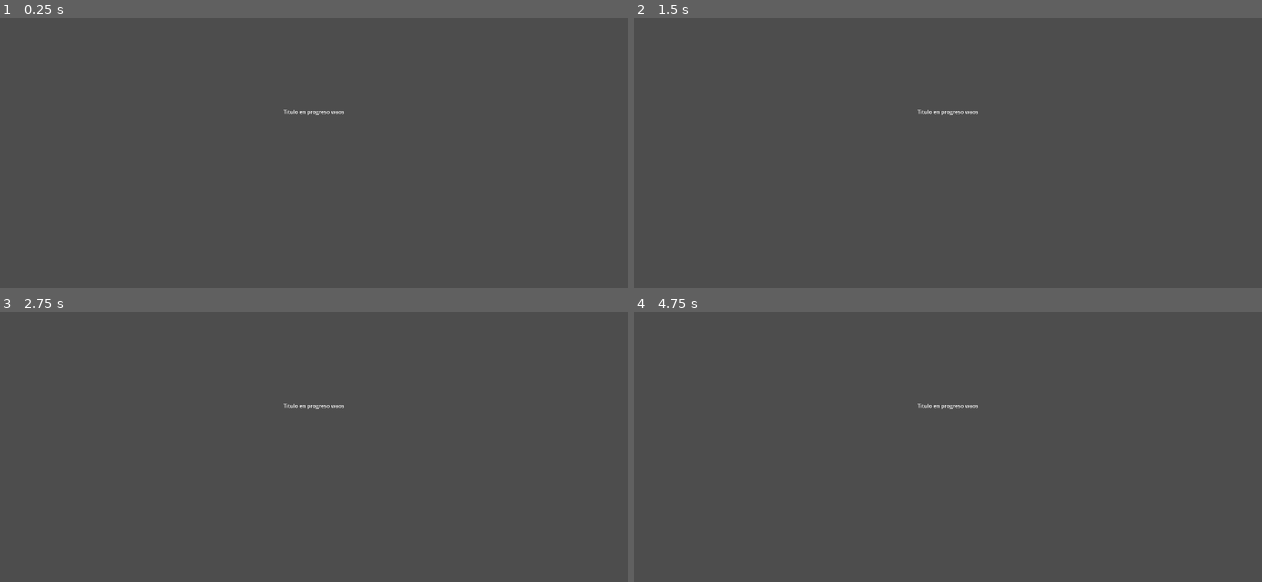
Above: before the commit, frames 1-4 (two rows, left to right).
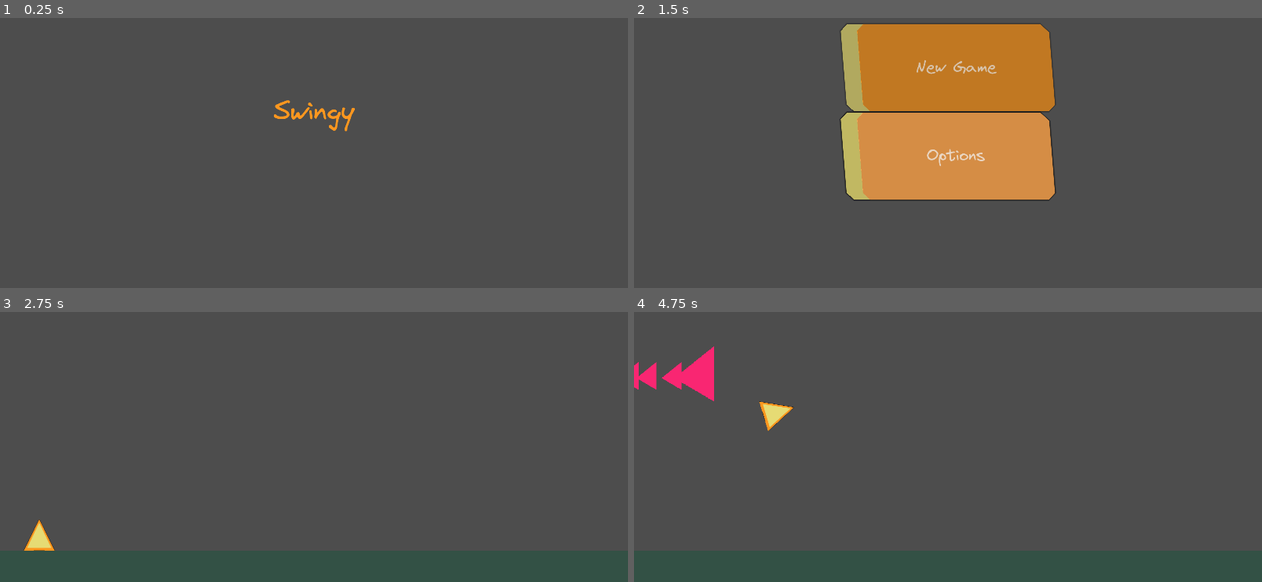
Above: after the commit, the same moments.

Repository: oscariolo/Swingy
Game: Godot game, scene res://scenes/UI/MainMenu.tscn
The game is run twice, just before and just after one commit, with the same random seed, the same clock (stepped at 60 frames per second) and the same inputs. This scene is started directly instead of the project's main scene.
Inputs (mouse positions are in pixels of both pictures, inside the frame that each line leads up to):
- Up to frame 1 (0.25 s): no input
- Up to frame 2 (1.5 s): tap Enter at 0.5 s; hold Right (right) 0.53-1.25 s; tap Space (jump) at 0.6, 0.77, 1.07 s; click (948, 155) at 1.25 s, where only the run after the commit has a clickable "Options"
- Up to frame 3 (2.75 s): click (314, 360) at 2 s, where only the run after the commit has a clickable "New Game"
- Up to frame 4 (4.75 s): tap Space (jump) at 2.75, 2.85, 3.02, 3.32, 3.6, 4.35, 4.52 s; hold Right (right) 2.78-3.53 s; hold Left (left) 3.53-4.28 s; hold Right (right) from 4.28 s (still down)

The runs differ from the first frame. In frame 1, 0.4% of the frame differs, in the area x 43-57%, y 30-43%; in frame 2, 22%, in the area x 32-68%, y 2-68%; in frame 3, 12%; in frame 4, 13%.

Commit message:
added a bit more of ui and menu to game, fixed coyote time execution

Diff:
--- a/scenes/Themes/main_theme.tres
+++ b/scenes/Themes/main_theme.tres
@@ -1,11 +1,67 @@
-[gd_resource type="Theme" load_steps=3 format=3 uid="uid://kisphu66ymdx"]
+[gd_resource type="Theme" load_steps=7 format=3 uid="uid://kisphu66ymdx"]
 
-[sub_resource type="StyleBoxFlat" id="StyleBoxFlat_s6ui1"]
-bg_color = Color(0.972549, 0.972549, 0.94902, 1)
+[ext_resource type="FontFile" uid="uid://bpqg3gcse05ah" path="res://scenes/Themes/Virgil.ttf" id="1_wd186"]
+
+[sub_resource type="StyleBoxFlat" id="StyleBoxFlat_y4n8w"]
+bg_color = Color(0.996778, 0.666201, 0.349556, 1)
+skew = Vector2(-0.08, 0)
+border_width_left = 50
+border_color = Color(0.901961, 0.858824, 0.454902, 1)
+corner_radius_top_left = 20
+corner_radius_top_right = 25
+corner_radius_bottom_right = 20
+corner_radius_bottom_left = 20
+corner_detail = 1
+shadow_size = 5
+
+[sub_resource type="StyleBoxFlat" id="StyleBoxFlat_442la"]
+bg_color = Color(0.992157, 0.592157, 0.121569, 1)
+skew = Vector2(-0.08, 0)
+border_width_left = 50
+border_color = Color(0.901961, 0.858824, 0.454902, 1)
+corner_radius_top_left = 20
+corner_radius_top_right = 25
+corner_radius_bottom_right = 20
+corner_radius_bottom_left = 20
+corner_detail = 1
+shadow_size = 5
+
+[sub_resource type="StyleBoxFlat" id="StyleBoxFlat_6cg0x"]
+bg_color = Color(0.992157, 0.592157, 0.121569, 1)
+skew = Vector2(-0.08, 0)
+border_width_left = 50
+border_color = Color(0.901961, 0.858824, 0.454902, 1)
+corner_radius_top_left = 20
+corner_radius_top_right = 25
+corner_radius_bottom_right = 20
+corner_radius_bottom_left = 20
+corner_detail = 1
+shadow_size = 5
+
+[sub_resource type="StyleBoxFlat" id="StyleBoxFlat_2w0c2"]
+bg_color = Color(0.992157, 0.592157, 0.121569, 1)
+skew = Vector2(-0.08, 0)
+border_width_left = 50
+border_color = Color(0.901961, 0.858824, 0.454902, 1)
+corner_radius_top_left = 20
+corner_radius_top_right = 25
+corner_radius_bottom_right = 20
+corner_radius_bottom_left = 20
+corner_detail = 1
+shadow_size = 5
 
 [sub_resource type="StyleBoxFlat" id="StyleBoxFlat_w0mip"]
-bg_color = Color(0.992157, 0.592157, 0.121569, 1)
+bg_color = Color(0.6, 0.6, 0.6, 0)
 
 [resource]
-Button/styles/disabled = SubResource("StyleBoxFlat_s6ui1")
+Button/font_sizes/font_size = 50
+Button/fonts/font = ExtResource("1_wd186")
+Button/styles/focus = SubResource("StyleBoxFlat_y4n8w")
+Button/styles/hover = SubResource("StyleBoxFlat_442la")
+Button/styles/normal = SubResource("StyleBoxFlat_6cg0x")
+Button/styles/pressed = SubResource("StyleBoxFlat_2w0c2")
+Label/colors/font_color = Color(0.992157, 0.592157, 0.121569, 1)
+Label/colors/font_outline_color = Color(0.901961, 0.858824, 0.454902, 1)
+Label/font_sizes/font_size = 16
+Label/fonts/font = ExtResource("1_wd186")
 Label/styles/normal = SubResource("StyleBoxFlat_w0mip")
--- /dev/null
+++ b/scenes/UI/MainMenu.gd
@@ -0,0 +1,23 @@
+extends Control
+
+func _input(event):
+	if event is InputEventKey and $SplashScene.visible:
+		fade_from($SplashScene,$NewGameMenu)
+
+func fade_from(current_control:Control,new_control: Control):
+	var fade_out:Tween = create_tween()
+	var modulate_out = current_control.get_theme_color("font_color","Label")
+	modulate_out.a = 0
+	fade_out.tween_property(current_control,"modulate",modulate_out,0.5)
+	await fade_out.finished
+	current_control.set_visible(false)
+	var fade_in:Tween = create_tween()
+	new_control.set_visible(true)
+	new_control.modulate.a = 0
+	var modulate_in = new_control.modulate
+	modulate_in.a = 1
+	fade_in.tween_property(new_control,"modulate",modulate_in,0.5)
+
+
+func _on_new_game_menu_new_game():
+	get_tree().change_scene_to_file("res://scenes/level.tscn")
--- a/scenes/UI/MainMenu.tscn
+++ b/scenes/UI/MainMenu.tscn
@@ -1,4 +1,8 @@
-[gd_scene format=3 uid="uid://dfp27k38qwnjd"]
+[gd_scene load_steps=4 format=3 uid="uid://dfp27k38qwnjd"]
+
+[ext_resource type="Theme" uid="uid://kisphu66ymdx" path="res://scenes/Themes/main_theme.tres" id="1_84a8r"]
+[ext_resource type="Script" path="res://scenes/UI/MainMenu.gd" id="2_rpoj7"]
+[ext_resource type="PackedScene" uid="uid://do5m2xbrmjyst" path="res://scenes/UI/new_game_menu.tscn" id="3_txile"]
 
 [node name="MainMenu" type="Control"]
 layout_mode = 3
@@ -7,6 +11,19 @@
 anchor_bottom = 1.0
 grow_horizontal = 2
 grow_vertical = 2
+size_flags_vertical = 3
+theme = ExtResource("1_84a8r")
+script = ExtResource("2_rpoj7")
+
+[node name="ColorRect" type="ColorRect" parent="."]
+visible = false
+layout_mode = 1
+anchors_preset = 15
+anchor_right = 1.0
+anchor_bottom = 1.0
+grow_horizontal = 2
+grow_vertical = 2
+color = Color(1, 1, 1, 0.0862745)
 
 [node name="SplashScene" type="Control" parent="."]
 layout_mode = 1
@@ -26,23 +43,11 @@
 
 [node name="Label" type="Label" parent="SplashScene/CenterContainer"]
 layout_mode = 2
-text = "Titulo en progreso waos"
+theme_override_font_sizes/font_size = 86
+text = "Swingy"
 
-[node name="NewGameMenu" type="VBoxContainer" parent="."]
+[node name="NewGameMenu" parent="." instance=ExtResource("3_txile")]
 visible = false
 layout_mode = 1
-anchors_preset = 15
-anchor_right = 1.0
-anchor_bottom = 1.0
-grow_horizontal = 2
-grow_vertical = 2
 
-[node name="Label" type="Button" parent="NewGameMenu"]
-layout_mode = 2
-size_flags_vertical = 3
-text = "New Game"
-
-[node name="Options" type="Button" parent="NewGameMenu"]
-layout_mode = 2
-size_flags_vertical = 3
-text = "Options"
+[connection signal="new_game" from="NewGameMenu" to="." method="_on_new_game_menu_new_game"]
--- /dev/null
+++ b/scenes/UI/new_game_menu.gd
@@ -0,0 +1,20 @@
+extends HBoxContainer
+signal new_game
+signal options
+
+# Called when the node enters the scene tree for the first time.
+func _ready():
+	pass # Replace with function body.
+
+
+# Called every frame. 'delta' is the elapsed time since the previous frame.
+func _process(delta):
+	pass
+
+
+func _on_btn_new_game_pressed():
+	new_game.emit()
+
+
+func _on_btn_options_pressed():
+	options.emit()
--- /dev/null
+++ b/scenes/UI/new_game_menu.tscn
@@ -0,0 +1,47 @@
+[gd_scene load_steps=2 format=3 uid="uid://do5m2xbrmjyst"]
+
+[ext_resource type="Script" path="res://scenes/UI/new_game_menu.gd" id="1_mx0dv"]
+
+[node name="NewGameMenu" type="HBoxContainer"]
+offset_right = 1920.0
+offset_bottom = 1080.0
+size_flags_vertical = 3
+script = ExtResource("1_mx0dv")
+
+[node name="Control2" type="Control" parent="."]
+layout_mode = 2
+size_flags_horizontal = 3
+size_flags_vertical = 3
+
+[node name="HBoxContainer" type="VBoxContainer" parent="."]
+layout_mode = 2
+size_flags_horizontal = 3
+size_flags_vertical = 3
+
+[node name="Control" type="Control" parent="HBoxContainer"]
+layout_mode = 2
+size_flags_horizontal = 3
+size_flags_vertical = 3
+
+[node name="btn_new_game" type="Button" parent="HBoxContainer"]
+layout_mode = 2
+size_flags_vertical = 3
+text = "New Game"
+
+[node name="btn_options" type="Button" parent="HBoxContainer"]
+layout_mode = 2
+size_flags_vertical = 3
+text = "Options"
+
+[node name="Control2" type="Control" parent="HBoxContainer"]
+layout_mode = 2
+size_flags_horizontal = 3
+size_flags_vertical = 3
+
+[node name="Control3" type="Control" parent="."]
+layout_mode = 2
+size_flags_horizontal = 3
+size_flags_vertical = 3
+
+[connection signal="pressed" from="HBoxContainer/btn_new_game" to="." method="_on_btn_new_game_pressed"]
+[connection signal="pressed" from="HBoxContainer/btn_options" to="." method="_on_btn_options_pressed"]
--- a/scenes/arrow.gd
+++ b/scenes/arrow.gd
@@ -3,7 +3,7 @@
 var speed= 10
 var direction = Vector2.ZERO
 @export var lerp_coef:= 0.1
-var current_pos_head:= Vector2(1980,100)
+var current_pos_head:= Vector2.ZERO
 
 # Called when the node enters the scene tree for the first time.
 func _ready():
@@ -14,6 +14,7 @@
 func _physics_process(delta):
 	_follow_up_relative_to(current_pos_head)
 	current_pos_head += Vector2(-2,0)*speed
+	global_position = current_pos_head
 
 
 func _follow_up_relative_to(new_head_position):
@@ -25,7 +26,6 @@
 		child.global_position = prev_pos_child.lerp(father_position - diff,lerp_coef)
 		father_position = child.global_position
 
-	global_position = new_head_position
 
 func _on_free_timeout():
 	queue_free()
--- a/scripts/level.gd
+++ b/scripts/level.gd
@@ -39,10 +39,6 @@
 
 func change_loaded_level():
 	if current_level != levels.SNOW and Globals.points >= 100 and Globals.points <=200:
-		var region_rect_x = 30
-		var current_region = $ParallaxBackground/ParallaxLayer/Sprite2D.get_region_rect() as Rect2
-		current_region.position.x = region_rect_x
-		$ParallaxBackground/ParallaxLayer/Sprite2D.set_region_rect(current_region)
 		loaded_level = load("res://scenes/snow_scene.tscn")
 		current_level = levels.SNOW
 
--- a/scripts/player.gd
+++ b/scripts/player.gd
@@ -63,22 +63,20 @@
 		velocity.y = lerp(velocity.y,0.0,0.25)
 
 func _jump_control():
-
+	if $CoyoteTimer.time_left >0 and is_on_floor():
+			velocity.y = jump_velocity
+			can_jump = false
 	#Jump input
 	if Input.is_action_just_pressed("jump"):
-		if $CoyoteTimer.time_left >0 and is_on_floor():
+		if can_jump:
 			velocity.y = jump_velocity
 			can_jump = false
 		else:
-			if can_jump:
+			if can_double_jump:
 				velocity.y = jump_velocity
-				can_jump = false
+				can_double_jump = false
 			else:
-				if can_double_jump:
-					velocity.y = jump_velocity
-					can_double_jump = false
-				else:
-					$CoyoteTimer.start()
+				$CoyoteTimer.start()
 
 	#falloff
 	if Input.is_action_just_released("jump"):
--- /dev/null
+++ b/scripts/transitionGUI.gd
@@ -0,0 +1,15 @@
+extends CanvasLayer
+
+
+# Called when the node enters the scene tree for the first time.
+func _ready():
+	pass # Replace with function body.
+
+
+# Called every frame. 'delta' is the elapsed time since the previous frame.
+func _process(delta):
+	pass
+
+
+func transition_ui(to_path:String):
+	pass
Binary file added: scenes/Themes/Virgil.ttf
Not shown, added: scenes/Themes/Virgil.ttf.import
